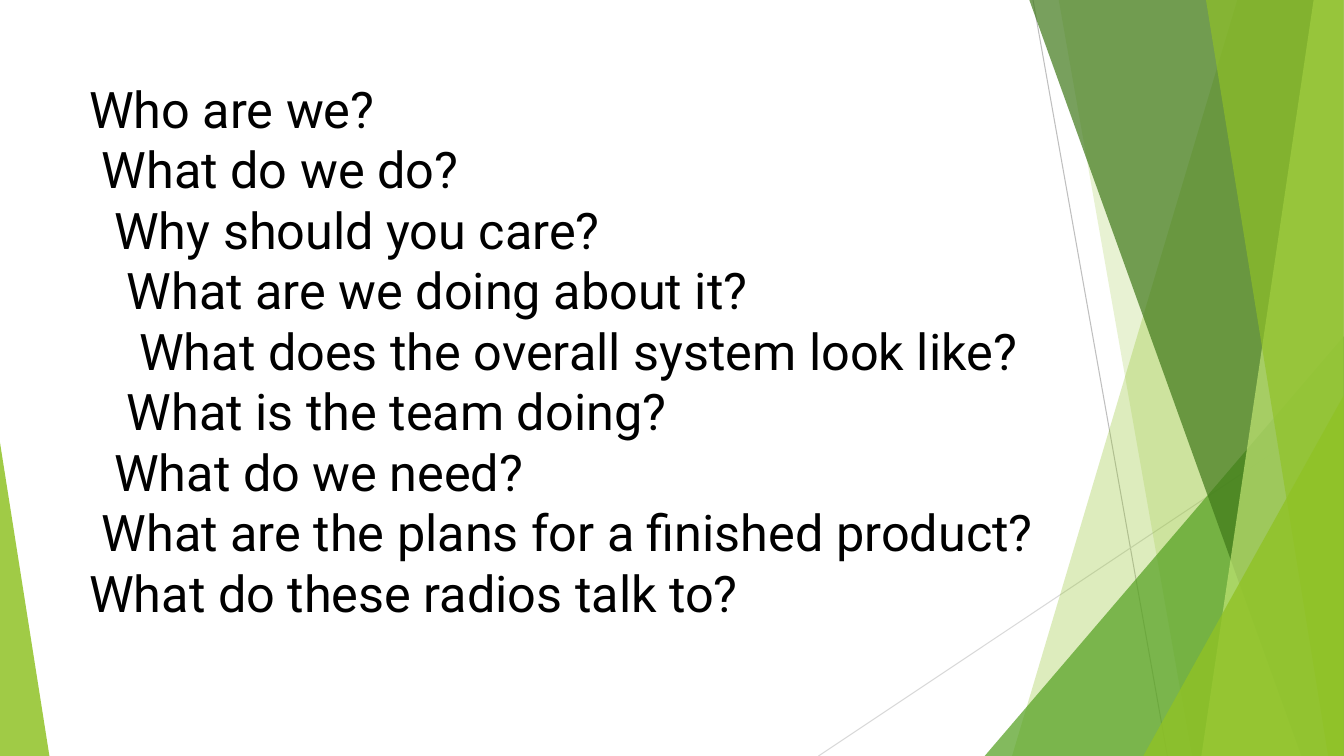
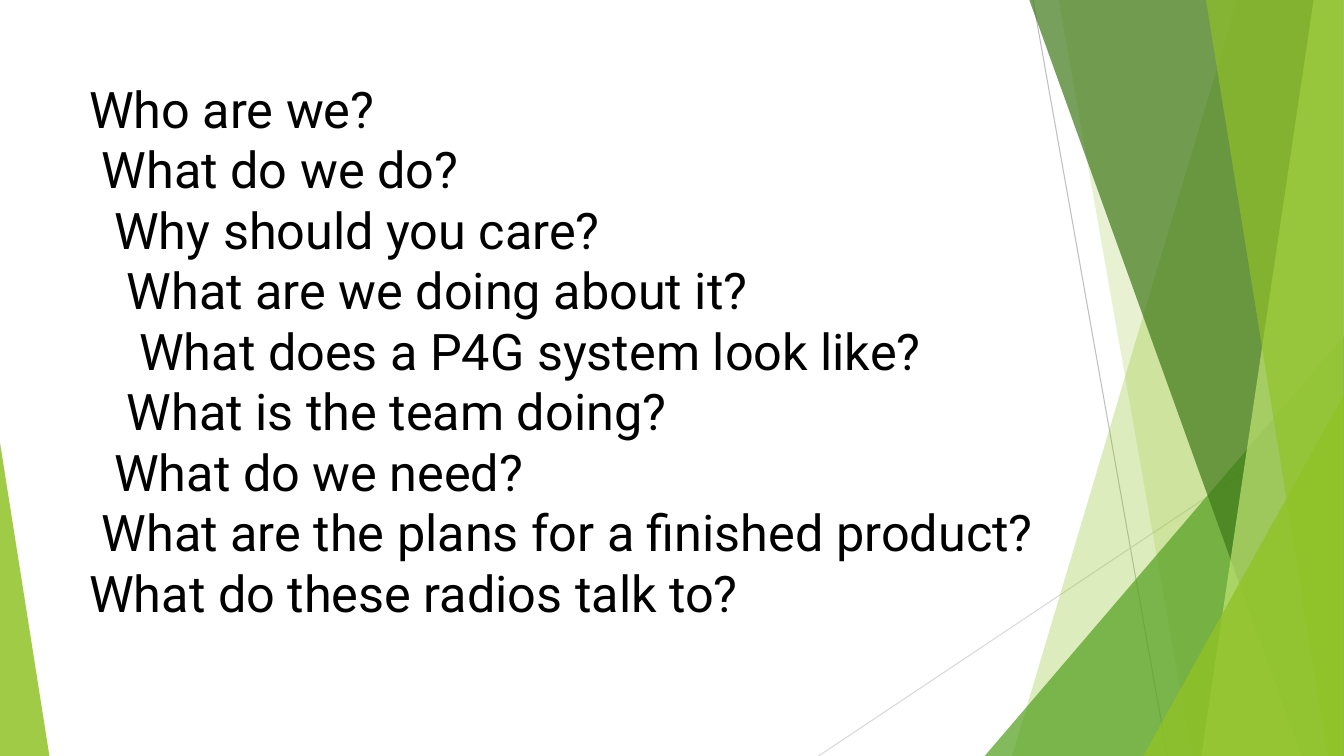
Before and after one commit to OpenResearchInstitute/documents, a slide deck: slide 2 of Papers_Articles_Presentations/Slide_Presentations/20180518Phase4ProjectHamvention.pptx. Drawn at 1344x756 pixels with LibreOffice and Linux fonts; fonts in the diff are those of the drawing. Boxes give left, top, right and bottom in pixels: in the first picture for what was removed or moved away, otherwise in the second. Text is boxed around its words. In the diff, an @@ line names an element or a change of style, - is before the commit and + after.

```diff
--- a/Papers_Articles_Presentations/Slide_Presentations/20180518Phase4ProjectHamvention.pptx
+++ b/Papers_Articles_Presentations/Slide_Presentations/20180518Phase4ProjectHamvention.pptx
@@ text at [139, 332, 920, 381]: text changed @@
-What does the overall system look like?
+What does a P4G system look like?
```
Also in this commit, not shown: 2 other slides changed, 1 other file.
